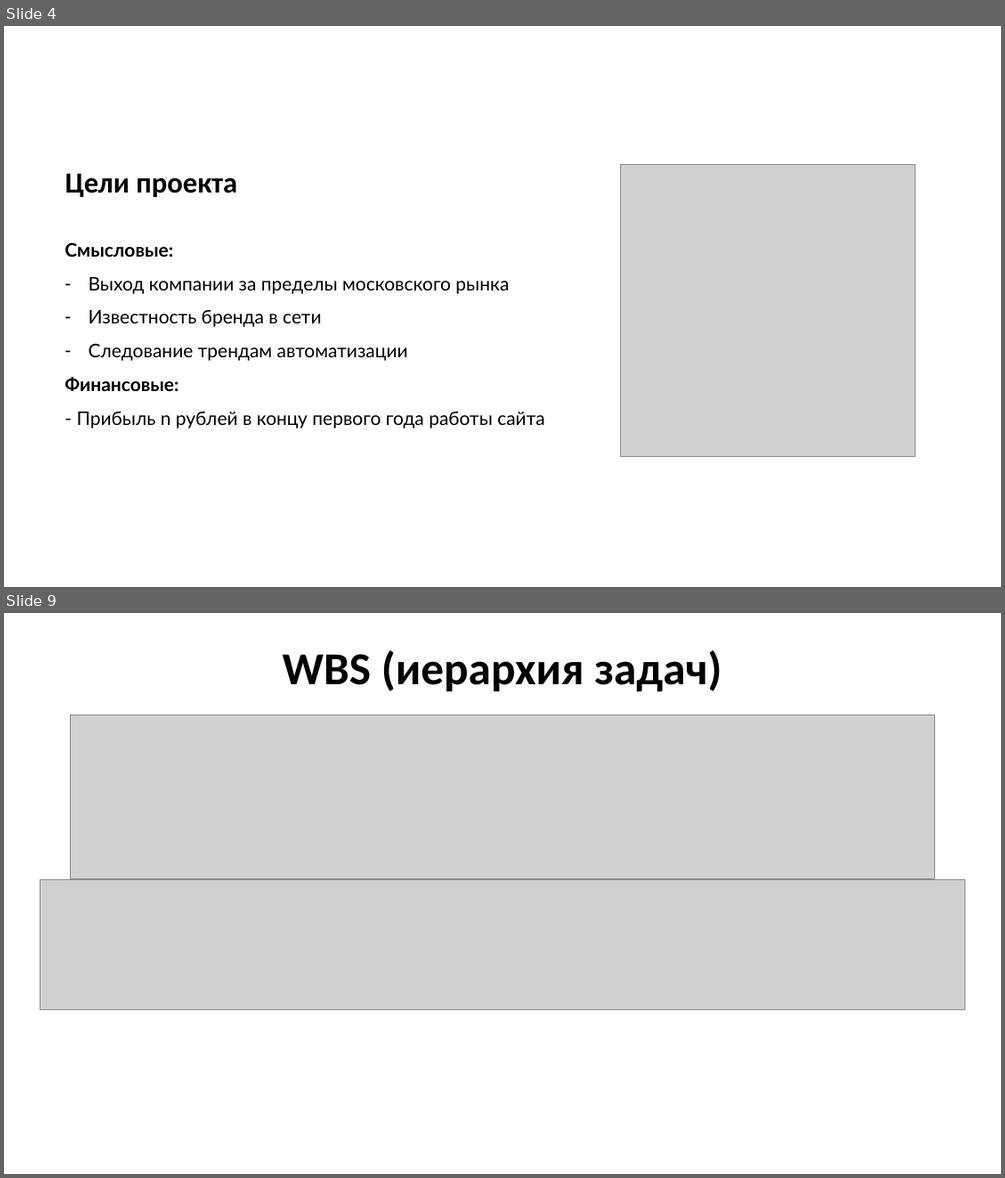
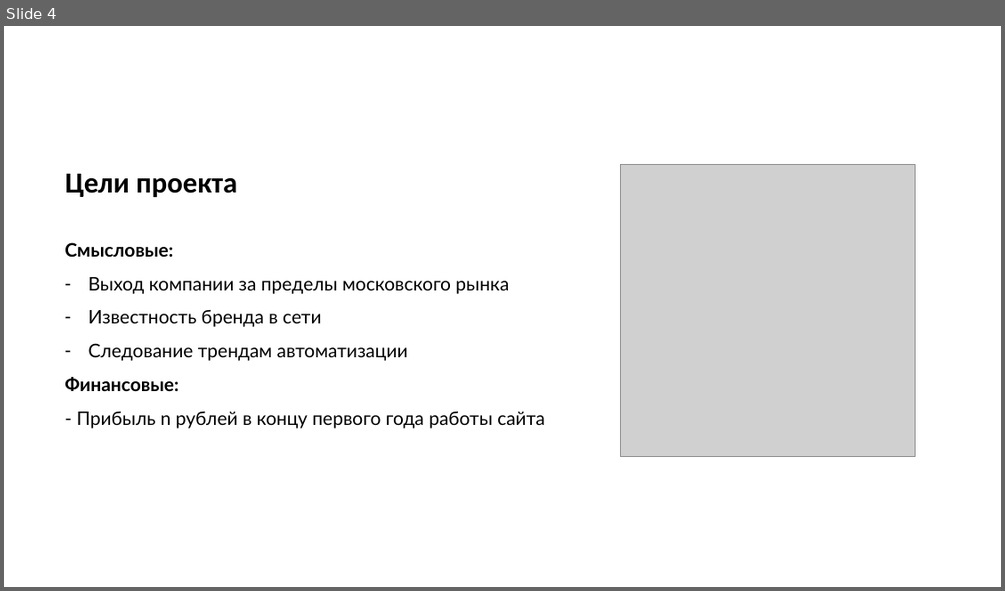
Before and after one commit to LYuree/UiTP, a slide deck: УиТП презентация.pptx. Shown one above the other, each under a label of ours: slides 4 and 9 before the commit, slide 4 after it; the slides between them are not shown. The pictures are 1005x1178 and 1005x591 pixels, drawn with LibreOffice and Linux fonts; fonts in the diff are those of the drawing; grey boxes stand for pictures. Boxes give left, top, right and bottom in pixels: in the first picture for what was removed or moved away, otherwise in the second. Text is boxed around its words. In the diff, an @@ line names an element or a change of style, - is before the commit and + after.

```diff
--- a/УиТП презентация.pptx
+++ b/УиТП презентация.pptx
@@ slide 9 removed at (x1=4, y1=613, x2=1001, y2=1174), background #FFFFFF @@
@@ title removed at (x1=283, y1=650, x2=721, y2=692) @@
-WBS (иерархия задач)
@@ picture removed at (x1=71, y1=714, x2=935, y2=879) @@
@@ picture removed at (x1=40, y1=879, x2=965, y2=1009) @@
```
Also in this commit, not shown: 4 slides changed, 3 slides added, 6 other slides removed, 1 other file.
